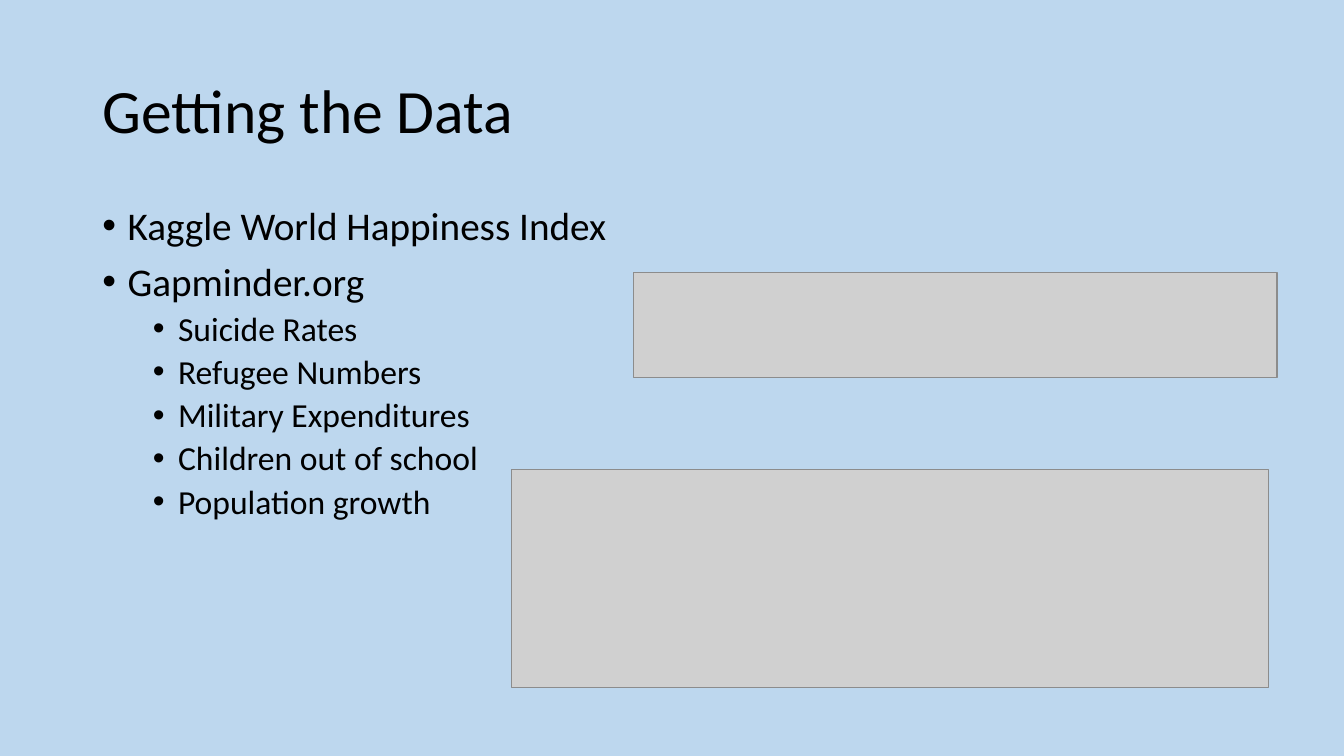
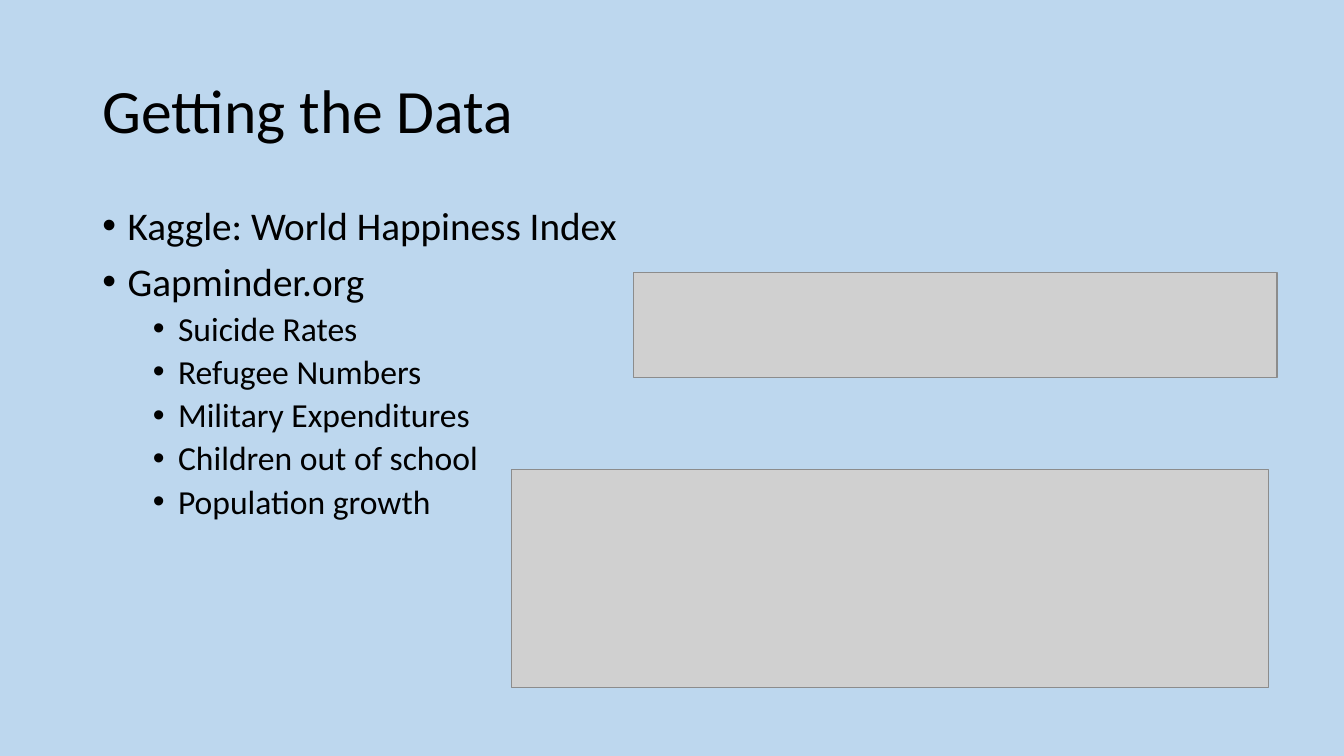
Before and after one commit to Ashlander0/Happiness-Comparison, a slide deck: slide 2 of WHI_Presentation.pptx. Drawn at 1344x756 pixels with LibreOffice and Linux fonts; fonts in the diff are those of the drawing; grey boxes stand for pictures. Boxes give left, top, right and bottom in pixels: in the first picture for what was removed or moved away, otherwise in the second. Text is boxed around its words. In the diff, an @@ line names an element or a change of style, - is before the commit and + after.

```diff
--- a/WHI_Presentation.pptx
+++ b/WHI_Presentation.pptx
@@ text at [128, 212, 617, 247]: text changed @@
-• Kaggle World Happiness Index
+• Kaggle: World Happiness Index
```
Also in this commit, not shown: 3 other slides changed, 3 slides added.
